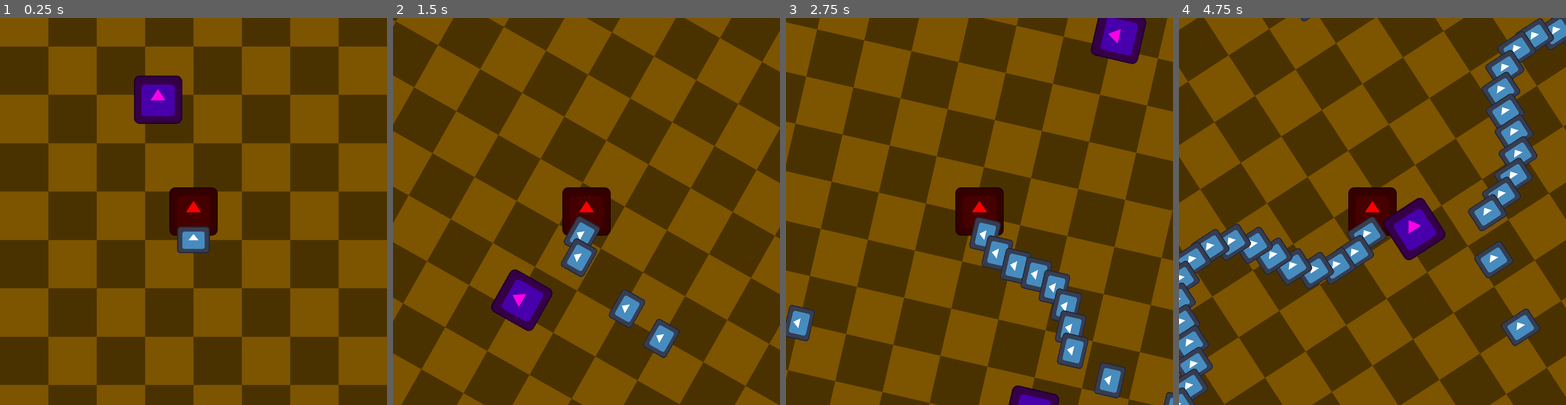
Above: before the commit, frames 1-4 (left to right).
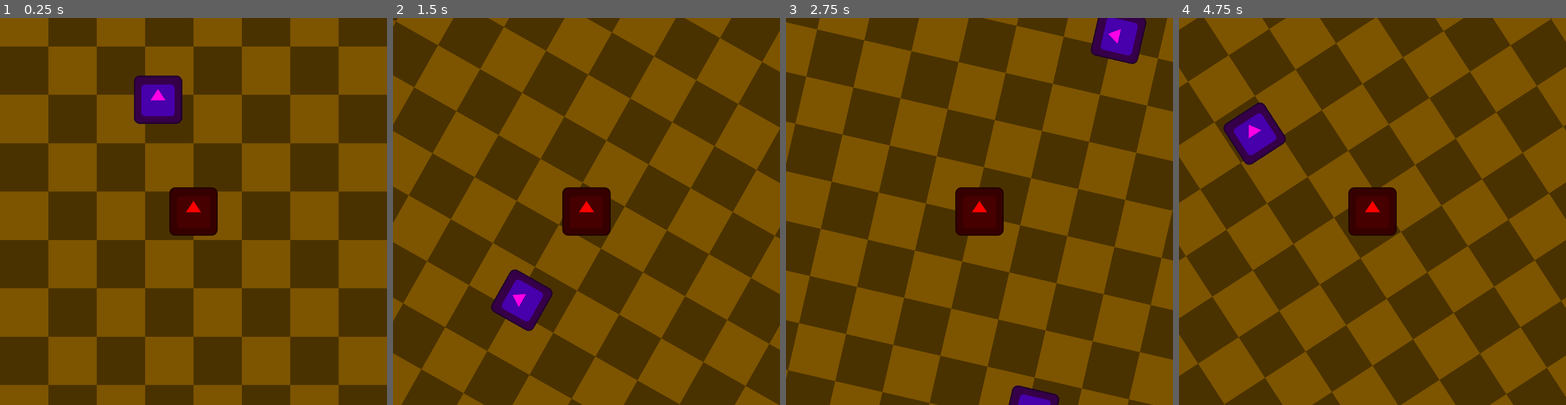
Above: after the commit, the same moments.

Repository: jaymehta-g/snake-game
Game: Godot game, scene res://game/main.tscn
Two runs of this game, one before a commit and one after it. Both use one fixed random seed, a clock stepped at 60 frames per second and the inputs below. The engine's default icon, where the game draws it, is replaced by a stand-in: a white triangle on a blue panel in a dark square.
Inputs:
- Up to frame 1 (0.25 s): no input
- Up to frame 2 (1.5 s): hold Right (ui_right) 0.53-1.28 s; hold Left (ui_left) from 1.28 s (still down)
- Up to frame 3 (2.75 s): release Left (ui_left) at 2.03 s; hold Right (ui_right) from 2.03 s (still down)
- Up to frame 4 (4.75 s): release Right (ui_right) at 3.53 s; hold Left (ui_left) from 3.53 s (still down)

The runs differ from the first frame. In frame 1, 0.6% of the frame differs, in the area x 45-55%, y 53-61%; in frame 2, 2.1%; in frame 3, 4.9%; in frame 4, 15%, in the area x 0-100%, y 0-100%.
Error after the commit: Invalid assignment of property or key 'steps_behind' with value of type 'int' on a base object of type 'Node2D'. (res://entity/player/player.gd:32)

Commit message:
fruit kinda

Diff:
--- /dev/null
+++ b/entity/fruit/fruit.gd
@@ -0,0 +1,11 @@
+extends Area2D
+
+
+# Called when the node enters the scene tree for the first time.
+func _ready() -> void:
+	body_entered.connect(_collect)
+
+func _collect(n: Player) -> void:
+	SignalBus.fruit.emit()
+	position = \
+		Vector2(randf(), randf()) * Player.SCREEN_WID
--- a/entity/fruit/fruit.tscn
+++ b/entity/fruit/fruit.tscn
@@ -1,5 +1,6 @@
-[gd_scene load_steps=3 format=3 uid="uid://dabo7odj17kpu"]
+[gd_scene load_steps=4 format=3 uid="uid://dabo7odj17kpu"]
 
+[ext_resource type="Script" path="res://entity/fruit/fruit.gd" id="1_fkc4b"]
 [ext_resource type="PackedScene" uid="uid://05y8mbst18k3" path="res://entity/fruit/individual.tscn" id="2_24j7r"]
 
 [sub_resource type="CircleShape2D" id="CircleShape2D_promv"]
@@ -7,6 +8,9 @@
 
 [node name="Fruit" type="Area2D"]
 modulate = Color(1, 0, 0.894118, 1)
+collision_layer = 0
+collision_mask = 2
+script = ExtResource("1_fkc4b")
 
 [node name="CollisionShape2D" parent="." instance=ExtResource("2_24j7r")]
 position = Vector2(-1024, -1024)
--- a/entity/player/player.gd
+++ b/entity/player/player.gd
@@ -1,3 +1,4 @@
+class_name Player
 extends CharacterBody2D
 
 @export var snake_scn: PackedScene
@@ -9,7 +10,7 @@
 
 var history: Array[Vector2]
 var history_idx := 0
-const HISTORY_LEN := 5000
+const HISTORY_LEN := 1000
 
 var angle := 0.0 # radians
 
@@ -24,8 +25,10 @@
 	history_timer.timeout.connect(_record_position)
 	history_timer.wait_time = history_delay
 
-	for i in range(30):
-		var n := preload("res://entity/player/snake-part.tscn").instantiate()
+	SignalBus.fruit.connect(_on_fruit)
+
+	for i in range(3):
+		var n := snake_scn.instantiate()
 		n.steps_behind = i + 1
 		snake.add_child(n)
 
@@ -40,6 +43,7 @@
 	for n: SnakePart in snake.get_children():
 		var posa = get_history(n.steps_behind - 1)
 		var posb = get_history(n.steps_behind)
+		# this weird solution to lerp across edges works somehow?
 		var posdiff = posa - posb
 		if posdiff.x > 500:
 			posb.x += SCREEN_WID
@@ -57,5 +61,14 @@
 
 func _record_position() -> void:
 	history_idx += 1
+	history_idx = posmod(history_idx, HISTORY_LEN)
 	history[history_idx] = position
-	history_idx = posmod(history_idx, HISTORY_LEN)
+
+func _on_fruit() -> void:
+	for i in range(3):
+		for n: SnakePart in snake.get_children():
+			n.steps_behind += 1
+		var n := snake_scn.instantiate()
+		n.steps_behind = 1
+		snake.add_child(n)
+		await get_tree().create_timer(0.3).timeout
--- a/entity/player/player.tscn
+++ b/entity/player/player.tscn
@@ -8,6 +8,7 @@
 radius = 47.676
 
 [node name="Player" type="CharacterBody2D"]
+collision_layer = 3
 script = ExtResource("1_oranl")
 snake_scn = ExtResource("2_pn16k")
 
--- a/entity/player/snake-part.gd
+++ b/entity/player/snake-part.gd
@@ -1,5 +1,5 @@
 class_name SnakePart
-extends Node2D
+extends CharacterBody2D
 
 @export var steps_behind := 0
 
--- /dev/null
+++ b/game/signal-bus.gd
@@ -0,0 +1,4 @@
+extends Node
+
+signal fruit
+signal gameover
--- a/project.godot
+++ b/project.godot
@@ -15,12 +15,21 @@
 config/features=PackedStringArray("4.2", "GL Compatibility")
 config/icon="res://icon.svg"
 
+[autoload]
+
+SignalBus="*res://game/signal-bus.gd"
+
 [display]
 
 window/size/viewport_width=1024
 window/size/viewport_height=1024
 window/stretch/mode="canvas_items"
 
+[layer_names]
+
+2d_physics/layer_1="snake"
+2d_physics/layer_2="head"
+
 [rendering]
 
 renderer/rendering_method="gl_compatibility"
